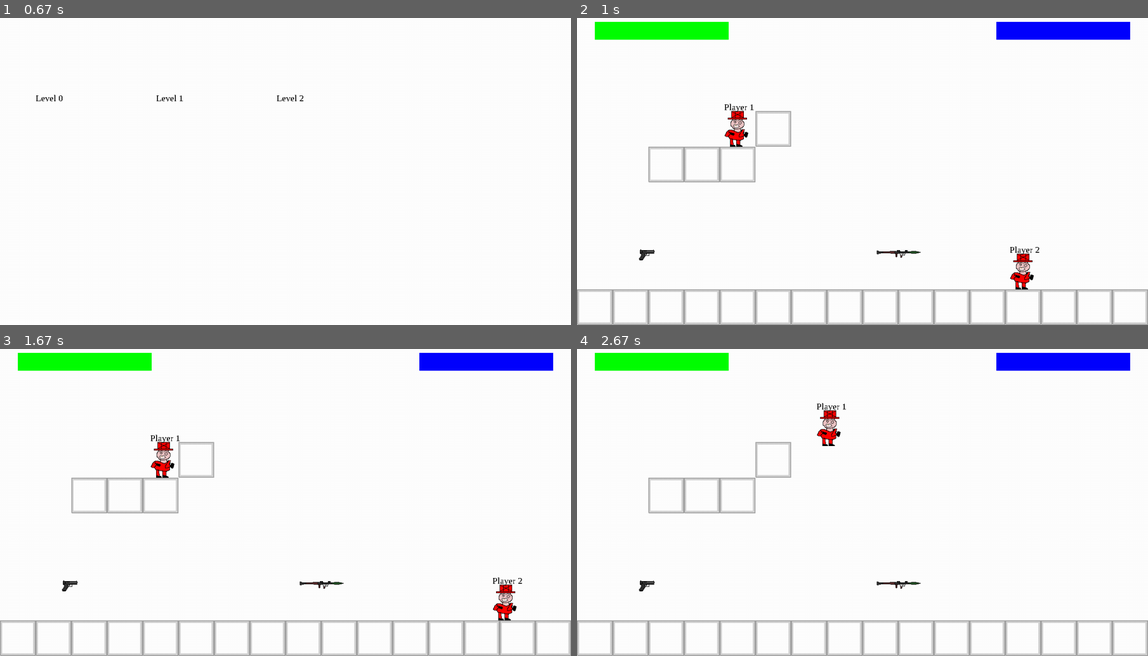
Above: before the commit, frames 1-4 (two rows, left to right).
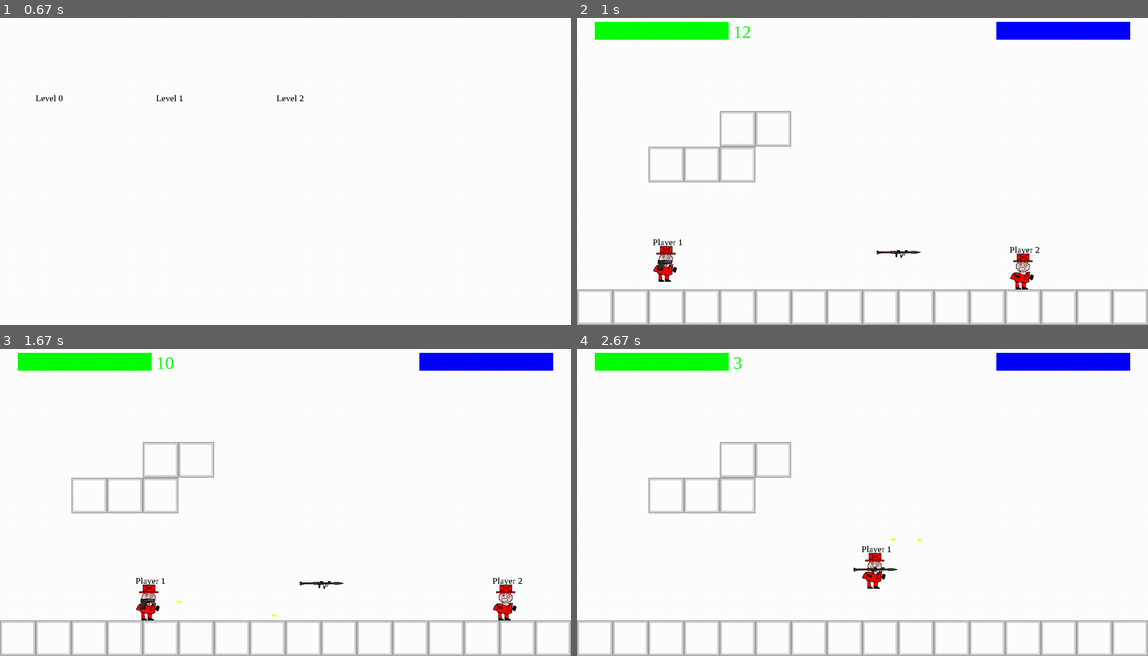
Above: after the commit, the same moments.

Repository: Me07111/Pygame-Platformer
Game: pygame game, started from Code/main.py
Two runs of this game, one before a commit and one after it. Both use one fixed random seed, a clock stepped at 60 frames per second and the inputs below.
Inputs:
- Up to frame 1 (0.67 s): click "Play" at 0.38 s
- Up to frame 2 (1 s): click "Level 1" at 0.72 s
- Up to frame 3 (1.67 s): tap Space at 1, 1.4 s; hold Right from 1.33 s (still down); hold D from 1.33 s (still down)
- Up to frame 4 (2.67 s): tap Space at 1.7, 1.9, 2.23, 2.53 s; release Right at 1.8 s; release D at 1.8 s; hold Up 1.83-2.13 s; hold W 1.83-2.13 s; hold Right 2.17-2.63 s; hold D 2.17-2.63 s

Frame 1 is identical in both runs. In frame 2, 1.0% of the frame differs, in the area x 10-32%, y 2-86%; in frame 3, 1.0%; in frame 4, 1.1%, in the area x 10-61%, y 2-80%.

Commit message:
made offsets and muzzle work

Diff:
--- a/Code/config.py
+++ b/Code/config.py
@@ -15,10 +15,10 @@
     ["o","o","o","o","o","o","o","o","o","o","o","o","o","o","o","o"],
     ["o","o","o","o","o","o","o","o","o","o","o","o","o","o","o","o"],
     ["o","o","o","o","o","o","o","o","o","o","o","o","o","o","o","o"],
-    ["o","o","o","o","P","x","o","o","o","o","o","o","o","o","o","o"],
+    ["o","o","o","o","x","x","o","o","o","o","o","o","o","o","o","o"],
     ["o","o","x","x","x","o","o","o","o","o","o","o","o","o","o","o"],
     ["o","o","o","o","o","o","o","o","o","o","o","o","o","o","o","o"],
-    ["o","o","o","o","o","o","o","o","o","o","o","o","o","o","o","o"],
+    ["o","o","P","o","o","o","o","o","o","o","o","o","o","o","o","o"],
     ["o","o","w0","o","o","o","o","o","o","w4","o","o","P","o","o","o"],
     ["x","x","x","x","x","x","x","x","x","x","x","x","x","x","x","x"]
     ],
--- a/Code/player.py
+++ b/Code/player.py
@@ -83,6 +83,8 @@
                 lookDir = (self.lookDir.x,self.lookDir.y)
                 self.weapon.rect.center = (self.rect.centerx + self.weapon.offsets[lookDir][0],self.rect.centery + self.weapon.offsets[lookDir][1])
                 print(self.weapon.rect)
+                self.weapon.rect.width = self.weapon.image.get_width()
+                self.weapon.rect.height = self.weapon.image.get_height()
 
     def draw(self,screen):
         screen.blit(self.image,self.rect.topleft)
--- a/Code/weapon.py
+++ b/Code/weapon.py
@@ -36,7 +36,7 @@
             self.wasShotReleased = False
 
     def getMuzzlePos(self):
-        return self.rect.center
+        #return self.rect.center
         selfPosVect = pygame.Vector2(self.rect.center)
         rotation = self.rotation
         if(self.isFlipped):
Binary file changed: Graphics/MCX.png
Binary file changed: Graphics/Sniper.png
Binary file changed: Graphics/ar.png
Binary file changed: Graphics/deagle.png
Binary file changed: Graphics/mx250.png
Binary file changed: Graphics/rpg7.png
Binary file changed: Graphics/rpg7unloaded.png
Binary file changed: Graphics/shotgun.png
